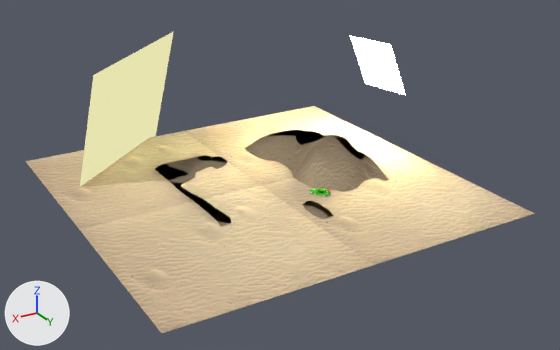
The Blender file Animation/04-Shots/sz-szene2.blend, before and after one commit.
Rendered twice from a 50 mm camera at (29.1, 48.8, 25.0) aimed at (-0.9, -1.1, 0.1). The lights are fixed; the arrows at lower left show +X, +Y and +Z.

The older version as bpy lines, for what is in view:
```python
ob_cylinder = bpy.data.objects.new('Cylinder', me_cylinder)
ob_cylinder.location = (-1.25, 3.68, 0.34)
ob_cylinder.rotation_euler = (0.0, 0.0, -11.96)  # degrees (0, 0, 35)
ob_cylinder.scale = (0.0538, 0.0538, 0.0538)
ob_cylinder_001 = bpy.data.objects.new('Cylinder.001', me_cylinder_001)
ob_cylinder_001.location = (-1.25, 3.68, 0.34)
ob_cylinder_001.rotation_euler = (1.571, 0.0, -11.96)  # degrees (90, 0, 35)
ob_cylinder_001.scale = (0.0538, 0.0538, 0.0538)
ob_grid = bpy.data.objects.new('Grid', me_grid_002)
ob_grid.location = (1.66, 0.15, 0.21)
ob_grid.scale = (14.6, 14.6, 14.6)
ob_plane = bpy.data.objects.new('Plane', me_plane)
ob_plane.location = (8.54, -10.34, 3.45)
ob_plane.rotation_euler = (1.319, 0.0308, 0.696)  # degrees (76, 1.8, 40)
ob_plane.scale = (6.5, 6.5, 6.5)
ob_plane_001 = bpy.data.objects.new('Plane.001', me_plane_001)
ob_plane_001.location = (-0.03, 0.01, -0.1)
ob_plane_001.scale = (-7.62, -7.62, -7.62)
ob_plane_003 = bpy.data.objects.new('Plane.003', me_plane_003)
ob_plane_003.location = (-13.19, -4.76, 6.7)
ob_plane_003.rotation_euler = (1.969, -0.0397, 1.674)  # degrees (113, -2.3, 96)
ob_plane_003.scale = (2.62, 2.62, 2.62)
```
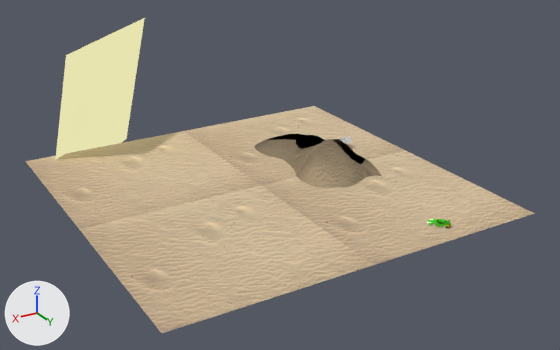
Edits to the bpy script that builds the scene:
```text
Remove ob_plane_003:
    ob_plane_003 = bpy.data.objects.new('Plane.003', me_plane_003)
    ob_plane_003.location = (-13.19, -4.76, 6.7)
    ob_plane_003.rotation_euler = (1.969, -0.0397, 1.674)  # degrees (113, -2.3, 96)
    ob_plane_003.scale = (2.62, 2.62, 2.62)
Change ob_plane:
    ob_plane.location: (8.54, -10.34, 3.45) -> (8.54, -16.96, 3.45)
Change ob_plane_001:
    ob_plane_001.location: (-0.03, 0.01, -0.1) -> (-0.03, 0.01, -0.47)
Change ob_cylinder_001:
    ob_cylinder_001.location: (-1.25, 3.68, 0.34) -> (-5.53, 12.34, 0.34)
Change ob_cylinder:
    ob_cylinder.location: (-1.25, 3.68, 0.34) -> (-5.53, 12.34, 0.34)
```

Changed parts and their boxes (x1, y1, x2, y2) in the pictures (560 x 350 px):
'Plane', moved: before (80, 31, 174, 187); after (55, 18, 145, 160)
'Plane.001', moved: before (154, 130, 389, 227); after (254, 134, 382, 188)
'Plane.003', deleted: before (350, 36, 406, 95)
'Cylinder', moved: before (310, 188, 331, 197); after (427, 219, 451, 228)
'Cylinder.001', moved (not visible before): after (433, 223, 446, 228)
